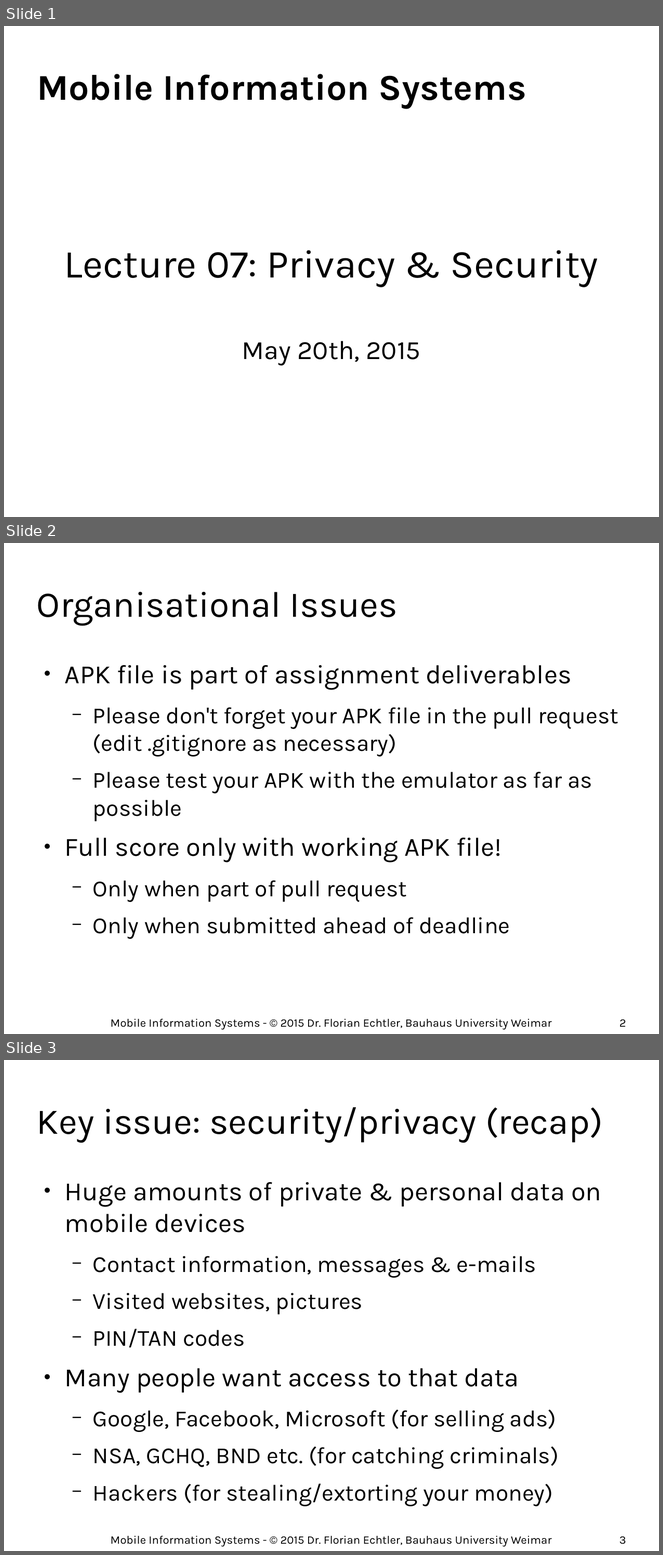
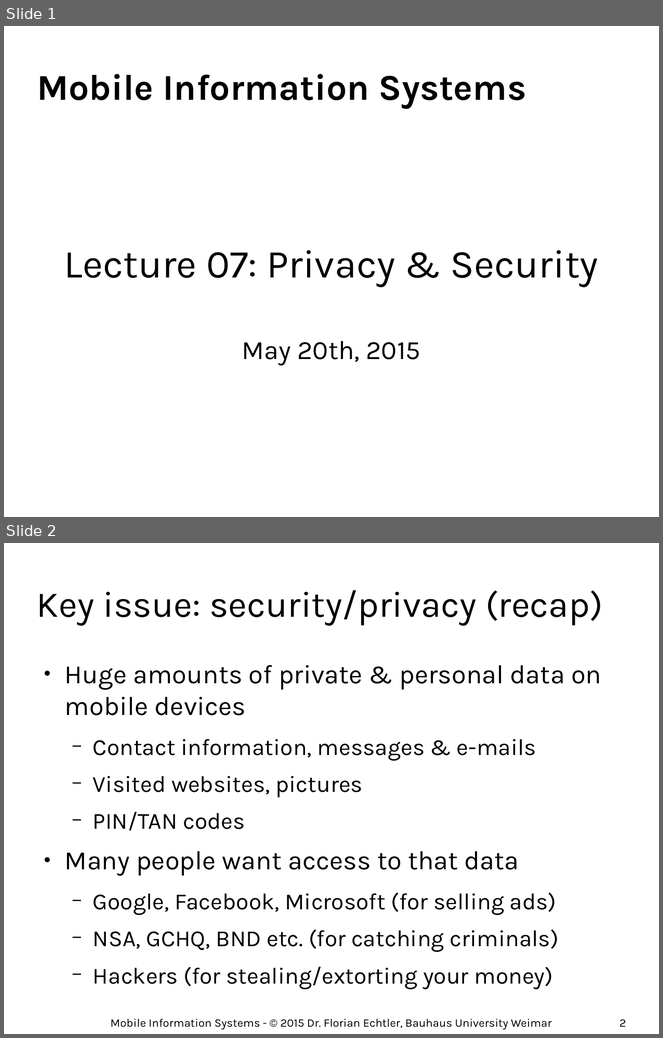
Before and after one commit to floe/mobile-information-systems, a slide deck: 07-privacy-security.odp. Shown one above the other, each under a label of ours: slides 1, 2 and 3 before the commit, slides 1 and 2 after it. The pictures are 663x1555 and 663x1038 pixels, drawn with LibreOffice and Linux fonts; fonts in the diff are those of the drawing; background and template pictures are left out. Boxes give left, top, right and bottom in pixels: in the first picture for what was removed or moved away, otherwise in the second. Text is boxed around its words. In the diff, an @@ line names an element or a change of style, - is before the commit and + after.

```diff
--- a/07-privacy-security.odp
+++ b/07-privacy-security.odp
@@ slide 2 removed at (4, 543, 659, 1034), background #FFFFFF @@
@@ title removed at (37, 592, 398, 626) @@
-Organisational Issues
@@ text removed at (65, 665, 619, 939) @@
-● APK file is part of assignment deliverables
-  − Please don't forget your APK file in the pull request (edit .gitignore as necessary)
-  − Please test your APK with the emulator as far as possible
-● Full score only with working APK file!
-  − Only when part of pull request
-  − Only when submitted ahead of deadline
@@ text removed at (111, 1019, 552, 1030) @@
-Mobile Information Systems - © 2015 Dr. Florian Echtler, Bauhaus University Weimar
@@ page number removed at (620, 1019, 626, 1027) @@
-2
@@ what was slide 3 is now slide 2 @@
@@ page number at (620, 1019, 626, 1027): text changed @@
-3
+2
```
Also in this commit, not shown: 2 slides changed, 1 slide added.
